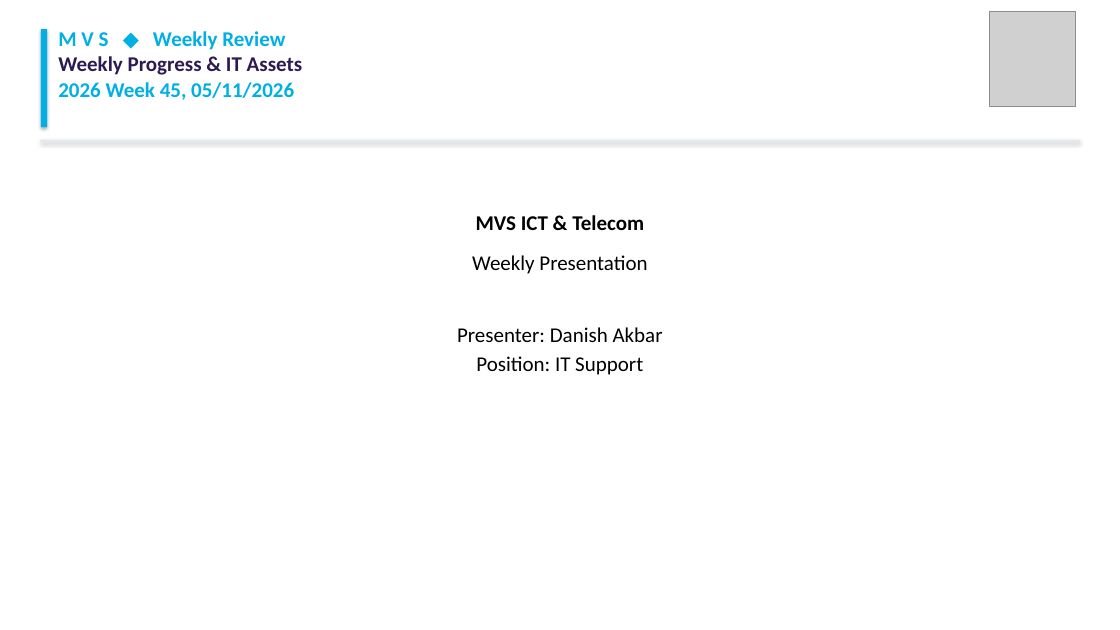
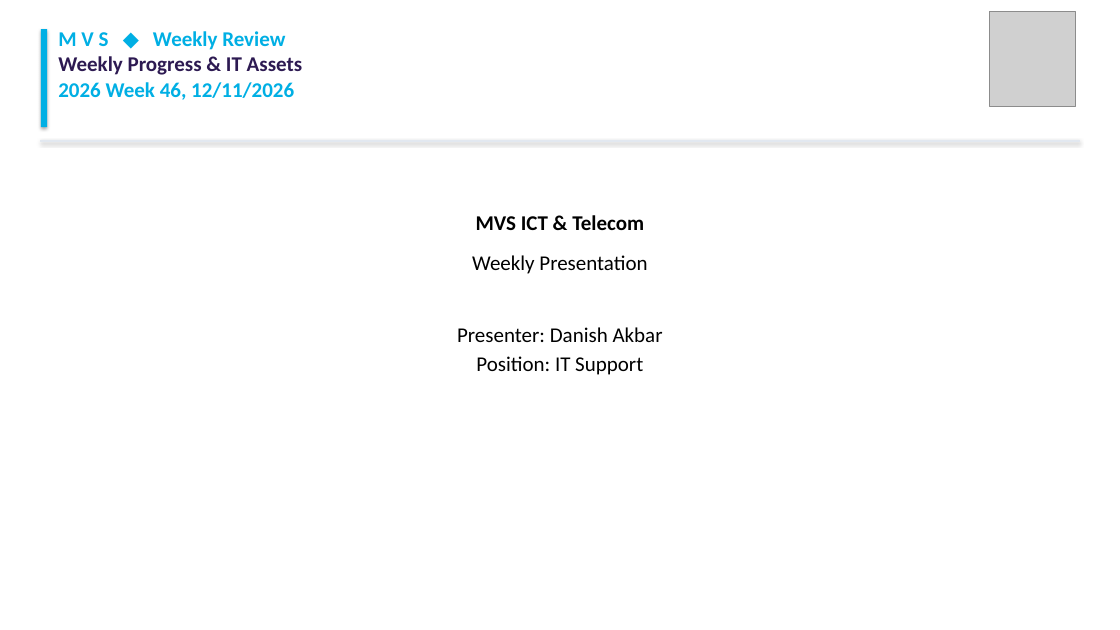
Before and after one commit to danishakbarofficial-create/mvs-portal, a slide deck: slide 1 of Presentation/MVS Weekly Tasks and IT Assets Presentation.pptx. Drawn at 1120x630 pixels with LibreOffice and Linux fonts; fonts in the diff are those of the drawing; grey boxes stand for pictures. Boxes give left, top, right and bottom in pixels: in the first picture for what was removed or moved away, otherwise in the second. Text is boxed around its words. In the diff, an @@ line names an element or a change of style, - is before the commit and + after.

Commit message:
Add Week 46 Weekly Tasks and IT Assets Presentation (PPTX and PDF)

```diff
--- a/Presentation/MVS Weekly Tasks and IT Assets Presentation.pptx
+++ b/Presentation/MVS Weekly Tasks and IT Assets Presentation.pptx
@@ text at [58,82,294,100]: text changed @@
-2026 Week 45, 05/11/2026
+2026 Week 46, 12/11/2026
```
Also in this commit, not shown: 2 other slides changed, 5 other files.
